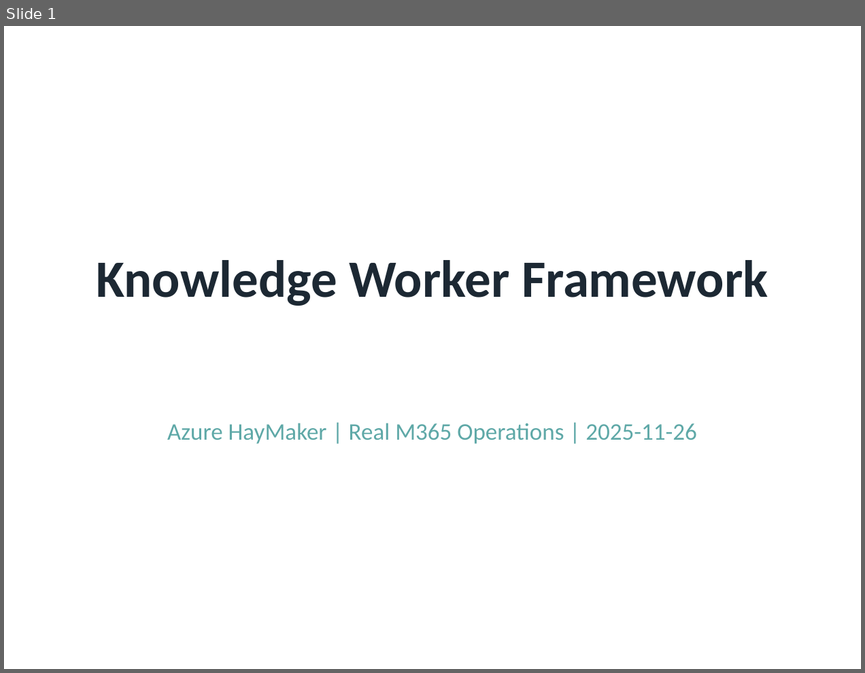
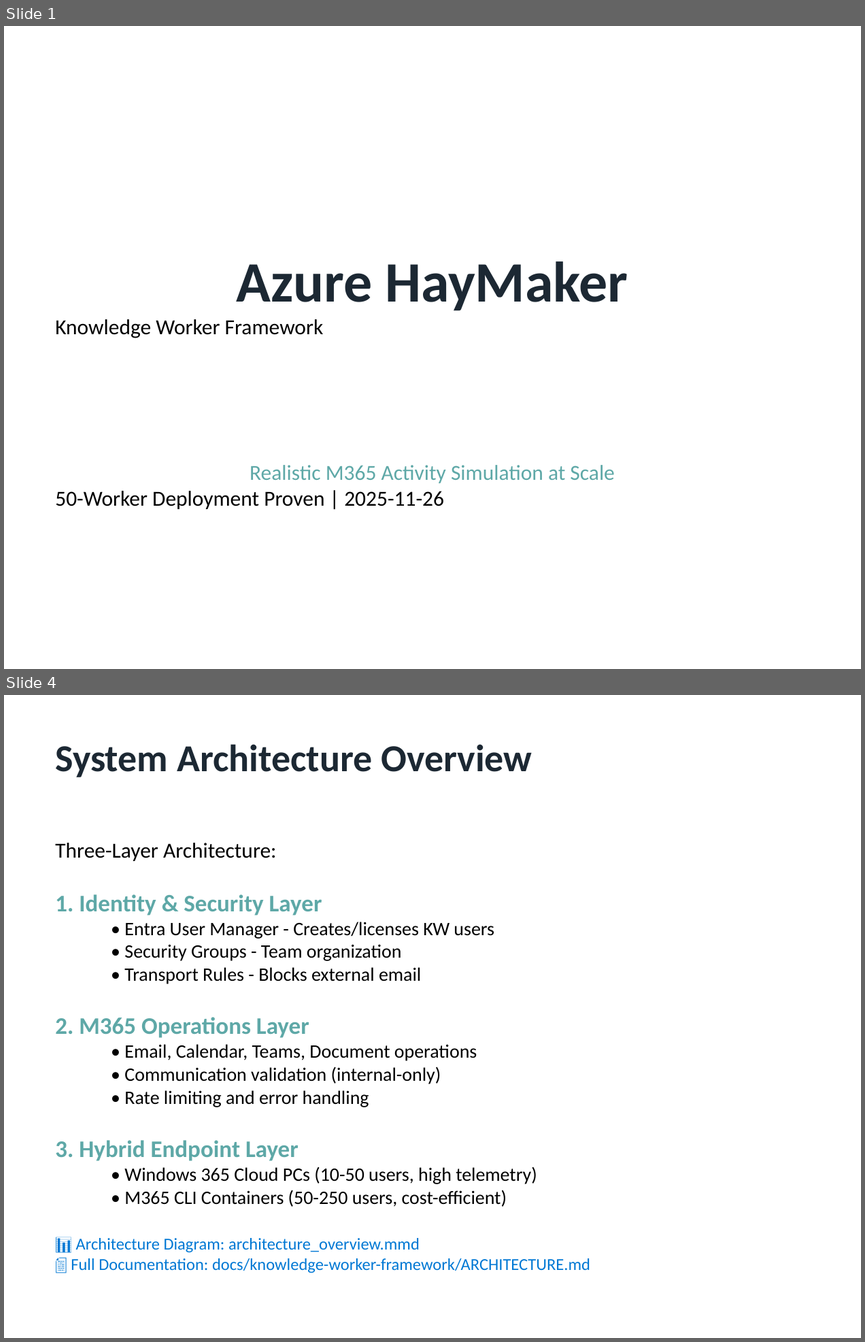
Before and after one commit to rysweet/AzureHayMaker, a slide deck: KnowledgeWorker-E2E-Evidence.pptx. Shown one above the other, each under a label of ours: slide 1 before the commit, slides 1 and 4 after it; the slides between them are not shown. The pictures are 865x673 and 865x1342 pixels, drawn with LibreOffice and Linux fonts; fonts in the diff are those of the drawing. Boxes give left, top, right and bottom in pixels: in the first picture for what was removed or moved away, otherwise in the second. Text is boxed around its words. In the diff, an @@ line names an element or a change of style, - is before the commit and + after.

```diff
--- a/KnowledgeWorker-E2E-Evidence.pptx
+++ b/KnowledgeWorker-E2E-Evidence.pptx
@@ slide 4 added at (x1=4, y1=695, x2=861, y2=1338), background #FFFFFF @@
@@ text added at (x1=55, y1=744, x2=532, y2=777), 32 pt, text #1C2833, bold @@
+System Architecture Overview
@@ text added at (x1=55, y1=843, x2=590, y2=1273), 16 pt, text #000000 @@
+Three-Layer Architecture:
+1. Identity & Security Layer
+  • Entra User Manager - Creates/licenses KW users
+  • Security Groups - Team organization
+  • Transport Rules - Blocks external email
+2. M365 Operations Layer
+  • Email, Calendar, Teams, Document operations
+  • Communication validation (internal-only)
+  • Rate limiting and error handling
+3. Hybrid Endpoint Layer
+  • Windows 365 Cloud PCs (10-50 users, high telemetry)
+  • M365 CLI Containers (50-250 users, cost-efficient)
+📊 Architecture Diagram: architecture_overview.mmd
+📄 Full Documentation: docs/knowledge-worker-framework/ARCHITECTURE.md
@@ slide 1 changed as well @@
@@ text at (x1=236, y1=261, x2=628, y2=311): paragraph added @@
+Azure HayMaker
@@ text at (x1=55, y1=319, x2=324, y2=338): size 44 to 18 pt, text colour #1C2833 to #000000, bold off in "Knowledge Worker Framework"; alignment centre to left @@
@@ text at (x1=55, y1=465, x2=614, y2=509): text changed; size 20 to 18 pt @@
-Azure HayMaker | Real M365 Operations | 2025-11-26
+Realistic M365 Activity Simulation at Scale
+50-Worker Deployment Proven | 2025-11-26
```
Also in this commit, not shown: 5 other slides changed, 8 other slides added, 10 slides removed, 7 other files.
